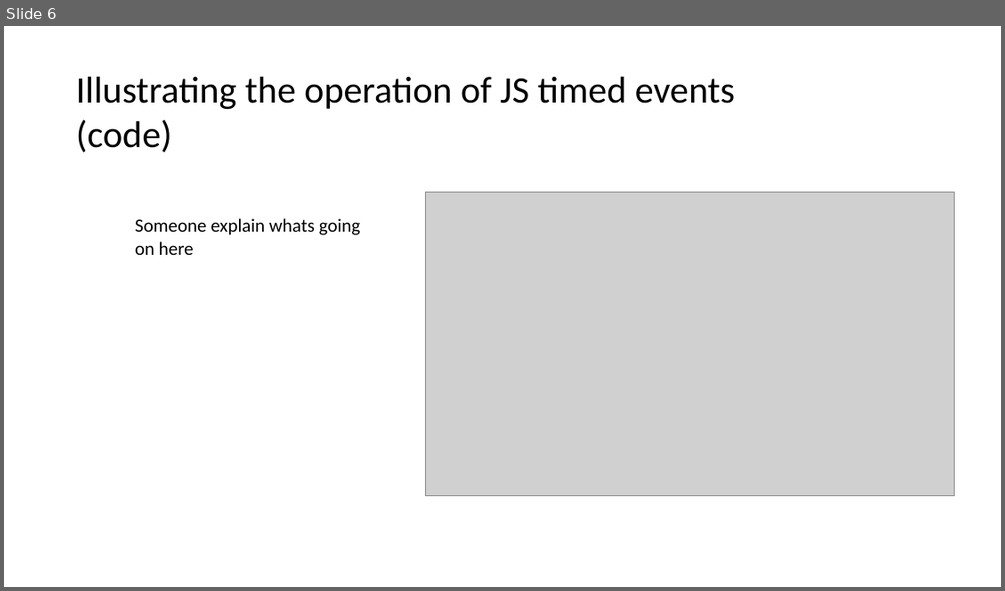
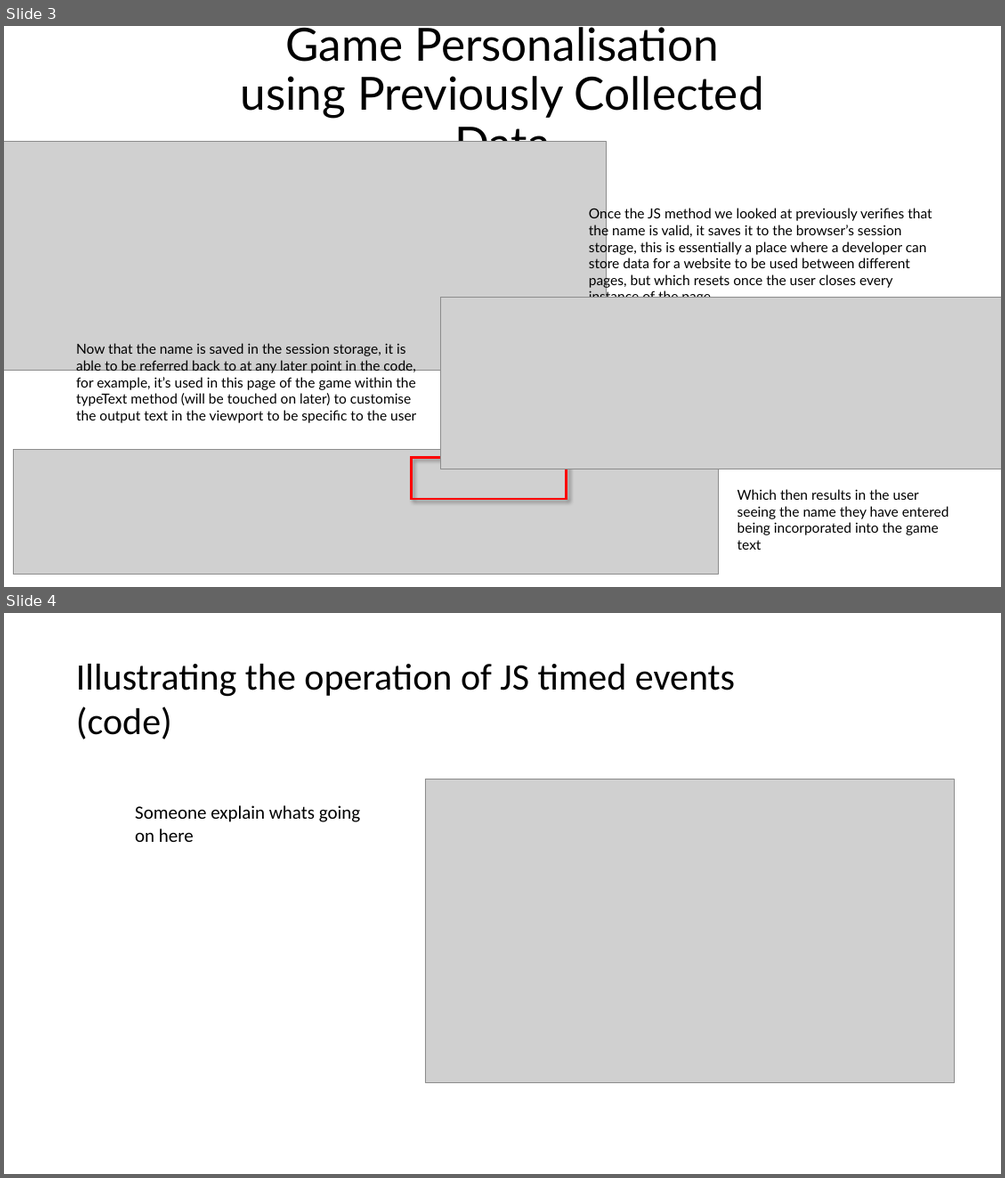
Before and after one commit to t-walk161/CSC1030GroupProject, a slide deck: Pages/TheSlackJobPP.pptx. Shown one above the other, each under a label of ours: slide 6 before the commit, slides 3 and 4 after it. The pictures are 1005x591 and 1005x1178 pixels, drawn with LibreOffice and Linux fonts; fonts in the diff are those of the drawing; grey boxes stand for pictures. Boxes give left, top, right and bottom in pixels: in the first picture for what was removed or moved away, otherwise in the second. Text is boxed around its words. In the diff, an @@ line names an element or a change of style, - is before the commit and + after.

```diff
--- a/Pages/TheSlackJobPP.pptx
+++ b/Pages/TheSlackJobPP.pptx
@@ slide 3 added at (4, 26, 1001, 587), background #FFFFFF @@
@@ title added at (241, 27, 764, 142), 44 pt, text #000000 @@
+Game Personalisation using Previously Collected Data
@@ picture added at (4, 141, 606, 370) @@
@@ text added at (589, 206, 931, 297), 13.3 pt, text #000000 @@
+Once the JS method we looked at previously verifies that the name is valid, it saves it to the browser’s session storage, this is essentially a place where a developer can store data for a website to be used between different pages, but which resets once the user closes every instance of the page
@@ picture added at (441, 297, 1001, 468) @@
@@ text added at (76, 343, 416, 423), 13.3 pt, text #000000 @@
+Now that the name is saved in the session storage, it is able to be referred back to at any later point in the code, for example, it’s used in this page of the game within the typeText method (will be touched on later) to customise the output text in the viewport to be specific to the user
@@ picture added at (13, 450, 718, 574) @@
@@ rectangle added at (412, 458, 566, 499), outline #FF0000 2.25 pt @@
@@ text added at (737, 489, 949, 549), 13.3 pt, text #000000 @@
+Which then results in the user seeing the name they have entered being incorporated into the game text
@@ what was slide 6 is now slide 4 @@
```
Also in this commit, not shown: 2 slides changed, 3 slides removed.
